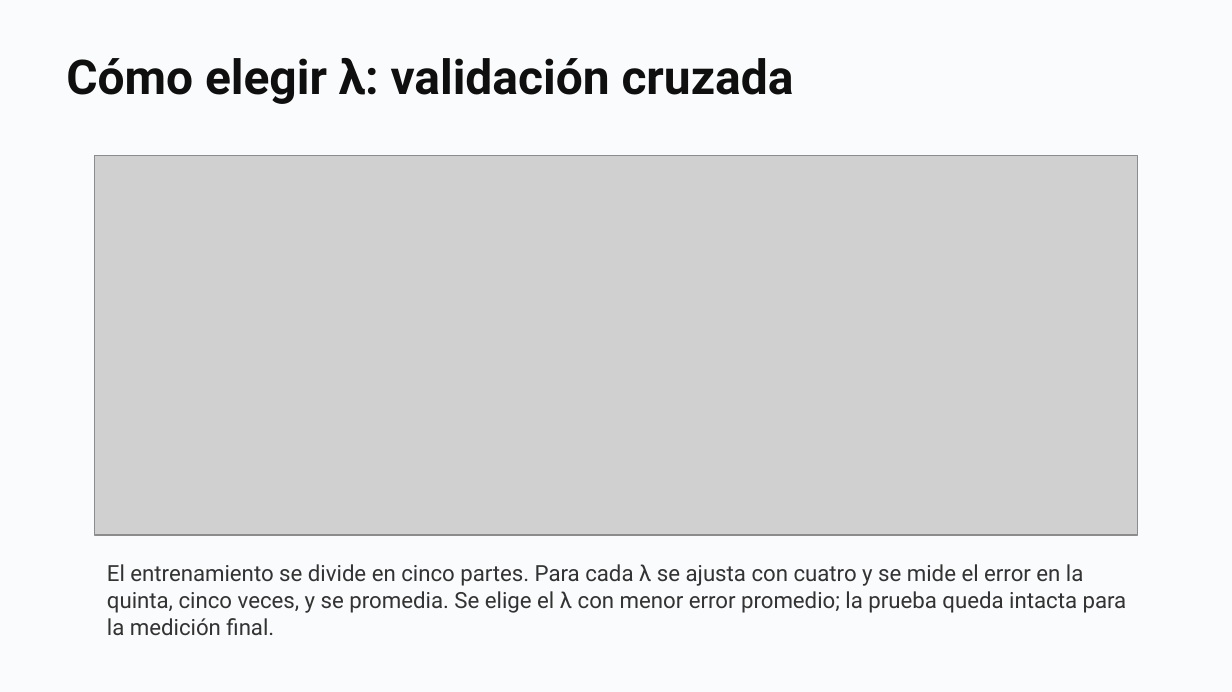
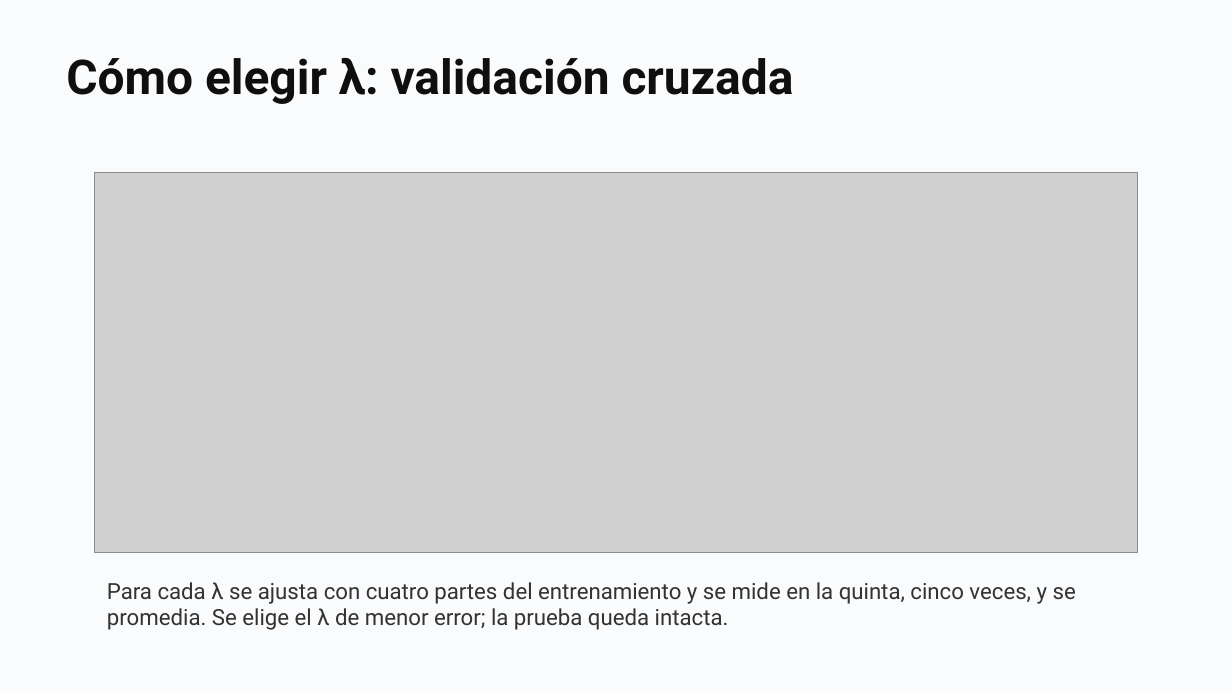
Before and after one commit to daniopitz/diplomado-cdd, a slide deck: slide 51 of presentaciones/clase07_evaluar_regularizar.pptx (slide 36 before the commit). Drawn at 1232x692 pixels with LibreOffice and Linux fonts; fonts in the diff are those of the drawing; grey boxes stand for pictures. Boxes give left, top, right and bottom in pixels: in the first picture for what was removed or moved away, otherwise in the second. Text is boxed around its words. In the diff, an @@ line names an element or a change of style, - is before the commit and + after.

```diff
--- a/presentaciones/clase07_evaluar_regularizar.pptx
+++ b/presentaciones/clase07_evaluar_regularizar.pptx
@@ picture: place and size @@
-picture at (94, 155, 1137, 535)
+picture at (94, 172, 1137, 552)
@@ text at (107, 582, 1076, 630): text changed @@
-El entrenamiento se divide en cinco partes. Para cada λ se ajusta con cuatro y se mide el error en la quinta, cinco veces, y se promedia. Se elige el λ con menor error promedio; la prueba queda intacta para la medición final.
+Para cada λ se ajusta con cuatro partes del entrenamiento y se mide en la quinta, cinco veces, y se promedia. Se elige el λ de menor error; la prueba queda intacta.
```
Also in this commit, not shown: 14 other slides changed, 16 slides added, 1 slide removed, 2 other files.
